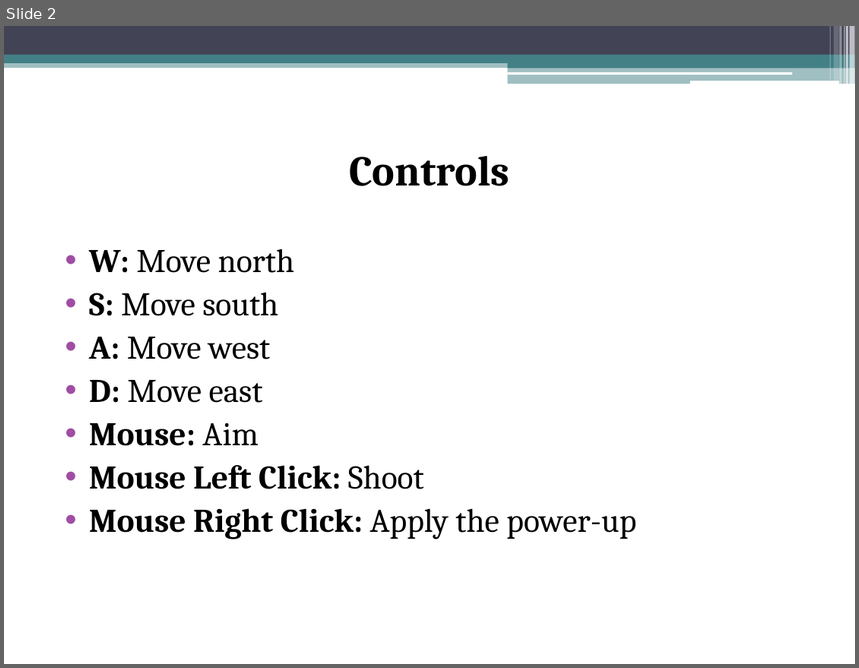
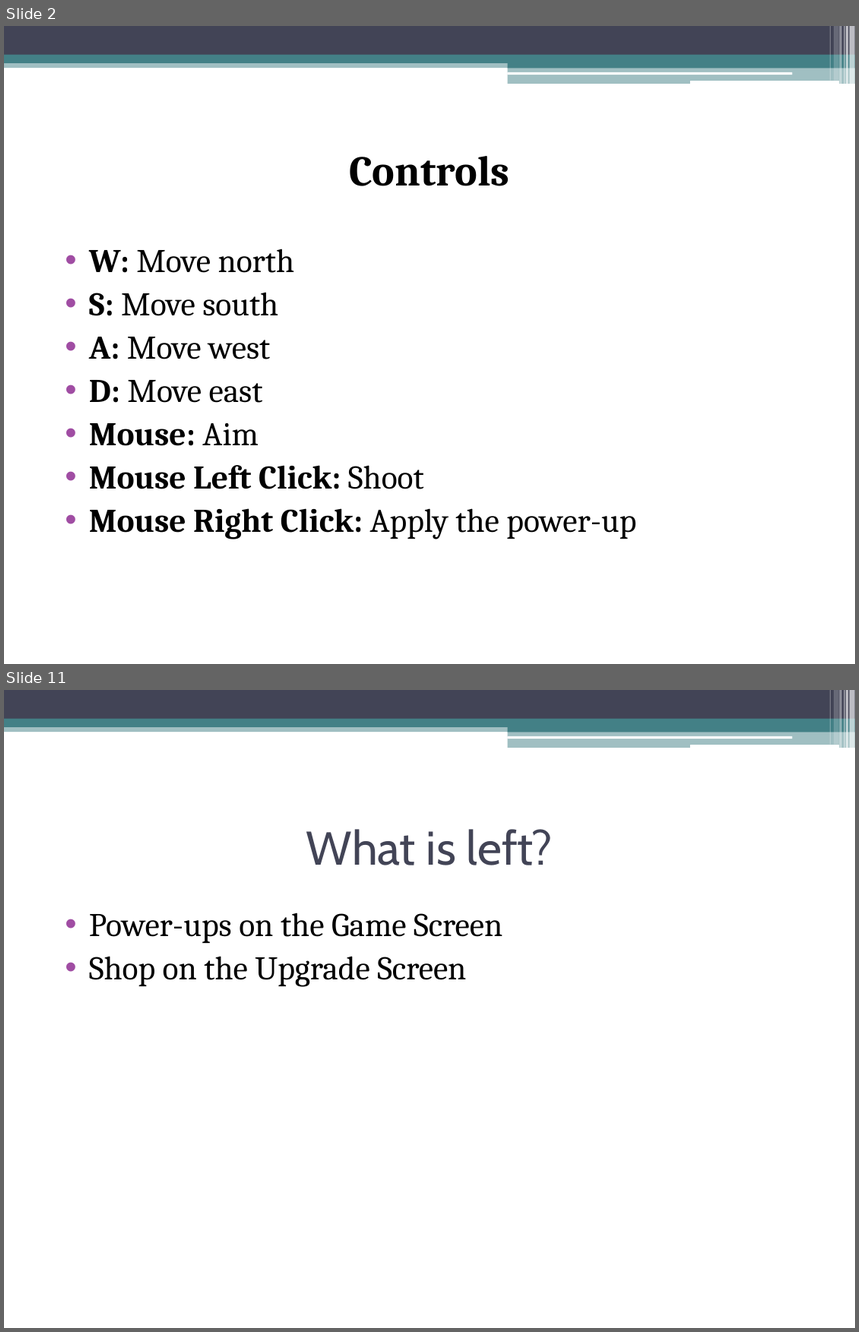
Before and after one commit to kubraguzel/CS319_Group_2M, a slide deck: CS319 Final Presentation.pptx. Shown one above the other, each under a label of ours: slide 2 before the commit, slides 2 and 11 after it; the slides between them are not shown. The pictures are 859x668 and 859x1332 pixels, drawn with LibreOffice and Linux fonts; fonts in the diff are those of the drawing. Boxes give left, top, right and bottom in pixels: in the first picture for what was removed or moved away, otherwise in the second. Text is boxed around its words. In the diff, an @@ line names an element or a change of style, - is before the commit and + after.

```diff
--- a/CS319 Final Presentation.pptx
+++ b/CS319 Final Presentation.pptx
@@ slide 11 added at <box>4,690,855,1328</box>, background #FFFFFF; not listed: 13 template elements that a slide beside it also shows @@
@@ title added at <box>306,829,553,866</box>, 40 pt, text #424456 @@
+What is left?
@@ text added at <box>89,913,503,987</box>, 28 pt, text #000000 @@
+• Power-ups on the Game Screen
+• Shop on the Upgrade Screen
```
Also in this commit, not shown: 3 slides changed, 6 other slides added, 1 slide removed.
